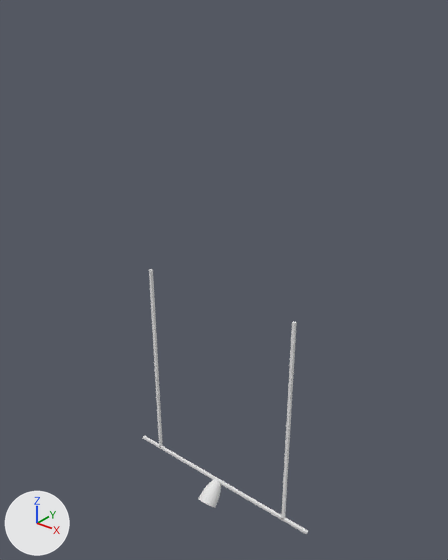
The OBJ model assets/models/track_light_ceiling.obj, before and after one commit.
Before and after are seen from a 50 mm camera at (5.74, -6.68, 8.93) aimed at (0.06, 0.42, 4.53). Arrows for +X, +Y and +Z are at lower left; the lights stay in place. Where no turn or scale is listed for an object, it has been applied to the vertices.
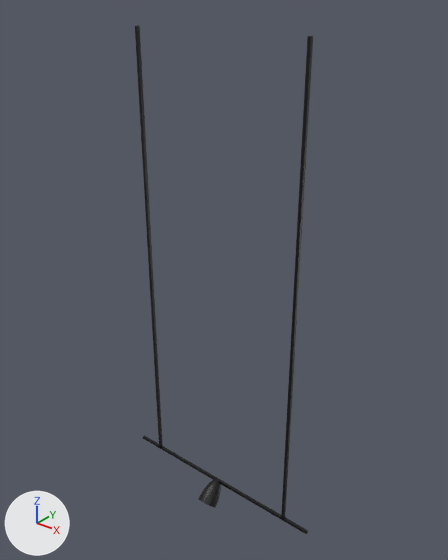
Edits to the bpy script that builds the scene:
```text
Add img_lamp_png:
    img_lamp_png = load_image('lamp.png', '../../blender/lamp.png', 128, 128, 'sRGB')
Change mat_material_015:
    mat_material_015.base_color: (0.8, 0.8, 0.8) -> (0.0, 0.0, 0.0)  # white #e7e7e7 -> black #000000
Change mat_material_014:
    mat_material_014.base_color: (0.8, 0.8, 0.8) -> (0.0, 0.0, 0.0)  # white #e7e7e7 -> black #000000
Change mat_material_013:
    mat_material_013.base_color: (0.8, 0.8, 0.8) -> (0.0, 0.0, 0.0)  # white #e7e7e7 -> black #000000
Change mat_material_017:
    remove mat_material_017.base_color = (0.8, 0.8, 0.8)  # white #e7e7e7
    mat_material_017.roughness: 1.0 -> 0.5
    add mat_material_017.texture = img_lamp_png
Change me_cube_003:
    where me_cube_003.from_pydata(...)  # 8 vertices, 6 faces; spans x 1.48..1.52, y 0.28..0.33, z 0.3..4.3
    used by ob_cube_003; location = (0.0, 0.0, 0.0)
    me_cube_003 part 1: the whole mesh is scaled about its middle by (1, 1, 2), then moved by (0.0, 0.0, 2.0)
Change me_cube_004:
    where me_cube_004.from_pydata(...)  # 8 vertices, 6 faces; spans x -1.52..-1.48, y 0.28..0.33, z 0.3..4.3
    used by ob_cube_004; location = (0.0, 0.0, 0.0)
    me_cube_004 part 2: the whole mesh is scaled about its middle by (1, 1, 2), then moved by (0.0, 0.0, 2.0)
```

Where the change shows, as pixel boxes (x1, y1, x2, y2) in the pictures (448 x 560 px):
'Cube.003', recoloured, mesh rescaled (grey to black, 94% wider, 142% taller): before (281, 321, 297, 520); after (281, 36, 313, 520)
'Cube.004', recoloured, mesh rescaled (grey to black, 93% wider, 135% taller): before (149, 269, 163, 448); after (135, 26, 163, 448)
'Cube.002', recoloured (white to black): (143, 435, 308, 534) in both
'Sphere.001', surface changed (white to black): (198, 479, 221, 508) in both
